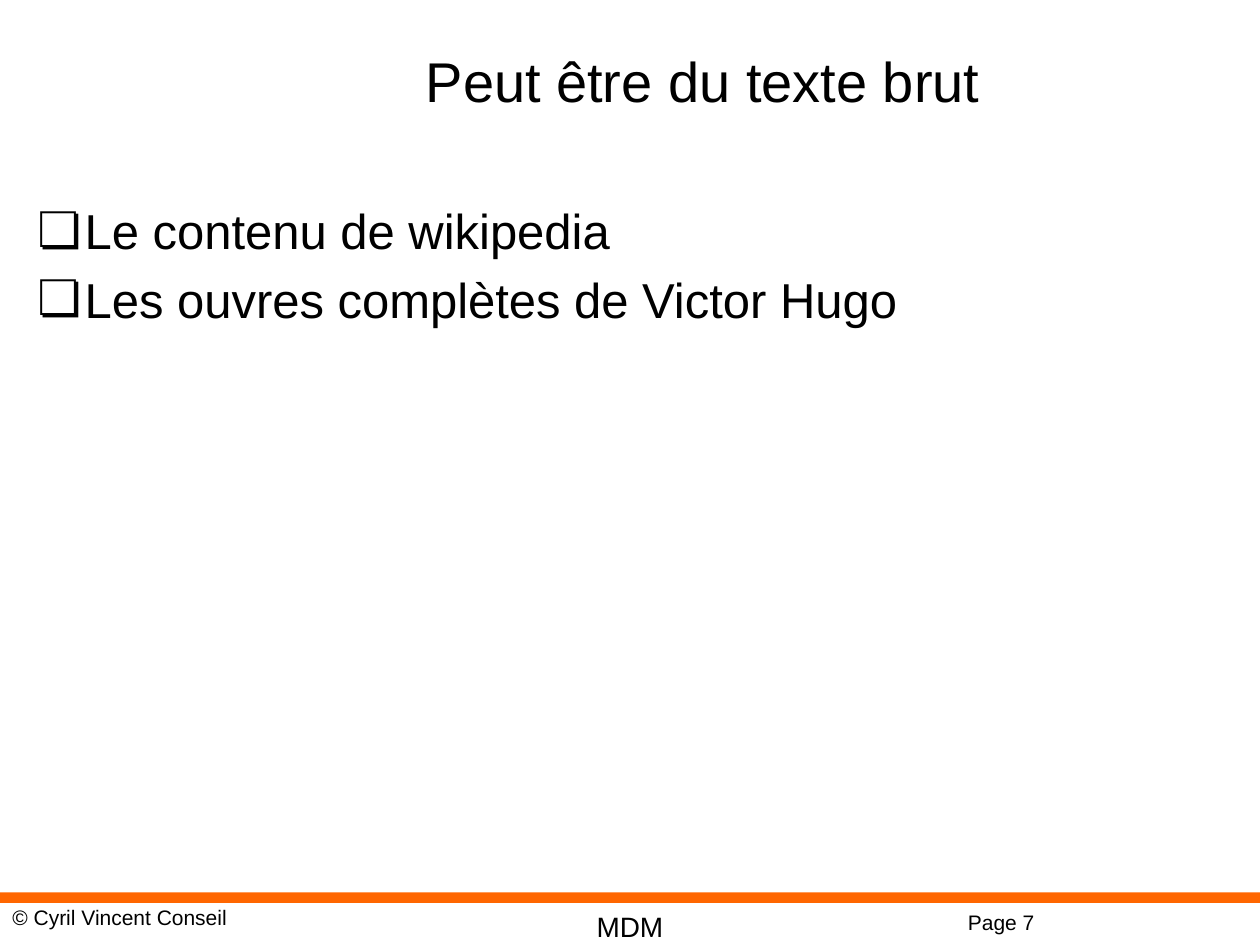
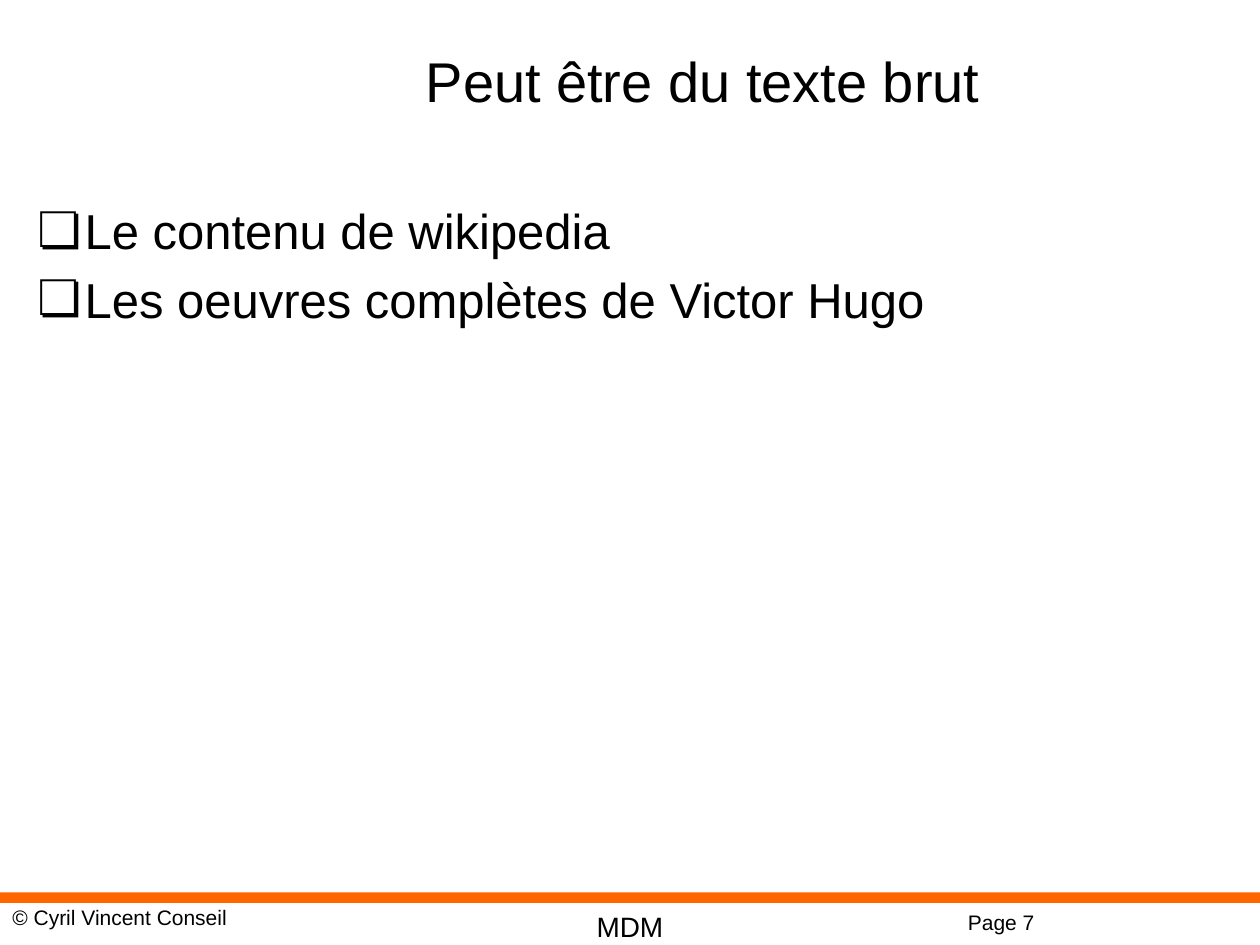
Before and after one commit to cyrilvincent/mdm, a slide deck: slide 7 of MDM04-Typologies.pptx. Drawn at 1260x945 pixels with LibreOffice and Linux fonts; fonts in the diff are those of the drawing; background and template pictures are left out. Boxes give left, top, right and bottom in pixels: in the first picture for what was removed or moved away, otherwise in the second. Text is boxed around its words. In the diff, an @@ line names an element or a change of style, - is before the commit and + after.

```diff
--- a/MDM04-Typologies.pptx
+++ b/MDM04-Typologies.pptx
@@ text at (x1=85, y1=282, x2=924, y2=328): text changed @@
-❏ Les ouvres complètes de Victor Hugo
+❏ Les oeuvres complètes de Victor Hugo
```
Also in this commit, not shown: 47 other files.
